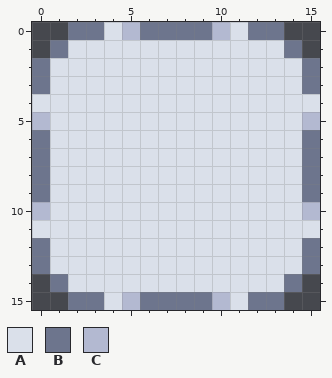
Pixel-art file: images/frames/forms.aseprite. The first picture shows the starting point.
16x16 pixels, 1 frame.
Visible layers, top first: "outline", "backest-ground".
Palette (. is transparent): A #dae0ea  B #6d758d  C #b3b9d1
Pixels before, first column x 0:
 0 ..BBACBBBBCABB..
 1 .BAAAAAAAAAAAAB.
 2 BAAAAAAAAAAAAAAB
 3 BAAAAAAAAAAAAAAB
 4 AAAAAAAAAAAAAAAA
 5 CAAAAAAAAAAAAAAC
 6 BAAAAAAAAAAAAAAB
 7 BAAAAAAAAAAAAAAB
 8 BAAAAAAAAAAAAAAB
 9 BAAAAAAAAAAAAAAB
10 CAAAAAAAAAAAAAAC
11 AAAAAAAAAAAAAAAA
12 BAAAAAAAAAAAAAAB
13 BAAAAAAAAAAAAAAB
14 .BAAAAAAAAAAAAB.
15 ..BBACBBBBCABB..
New version:
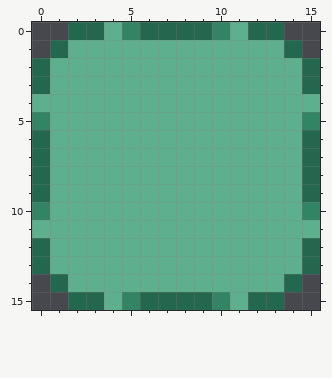
Diff:
colour A: #dae0ea -> #5daf8d
colour B: #6d758d -> #23674e
colour C: #b3b9d1 -> #328464
Boxes around the changes in both pictures, in picture pixels (x1, y1, x2, y2):
changed: (32, 22, 320, 310)
